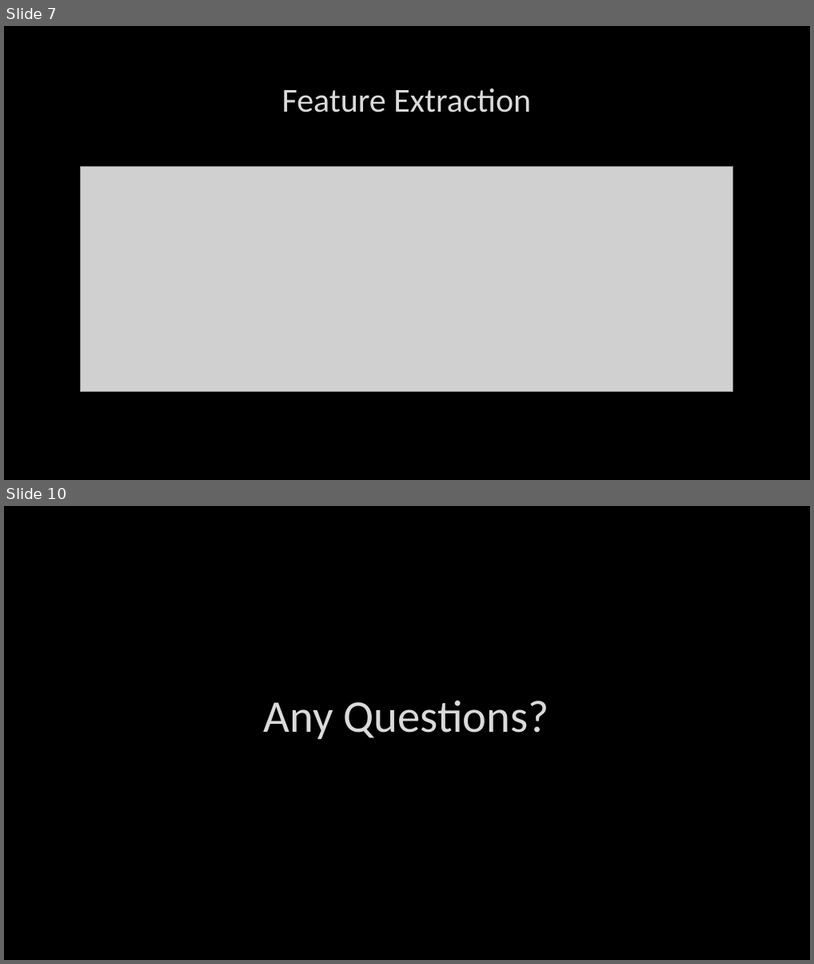
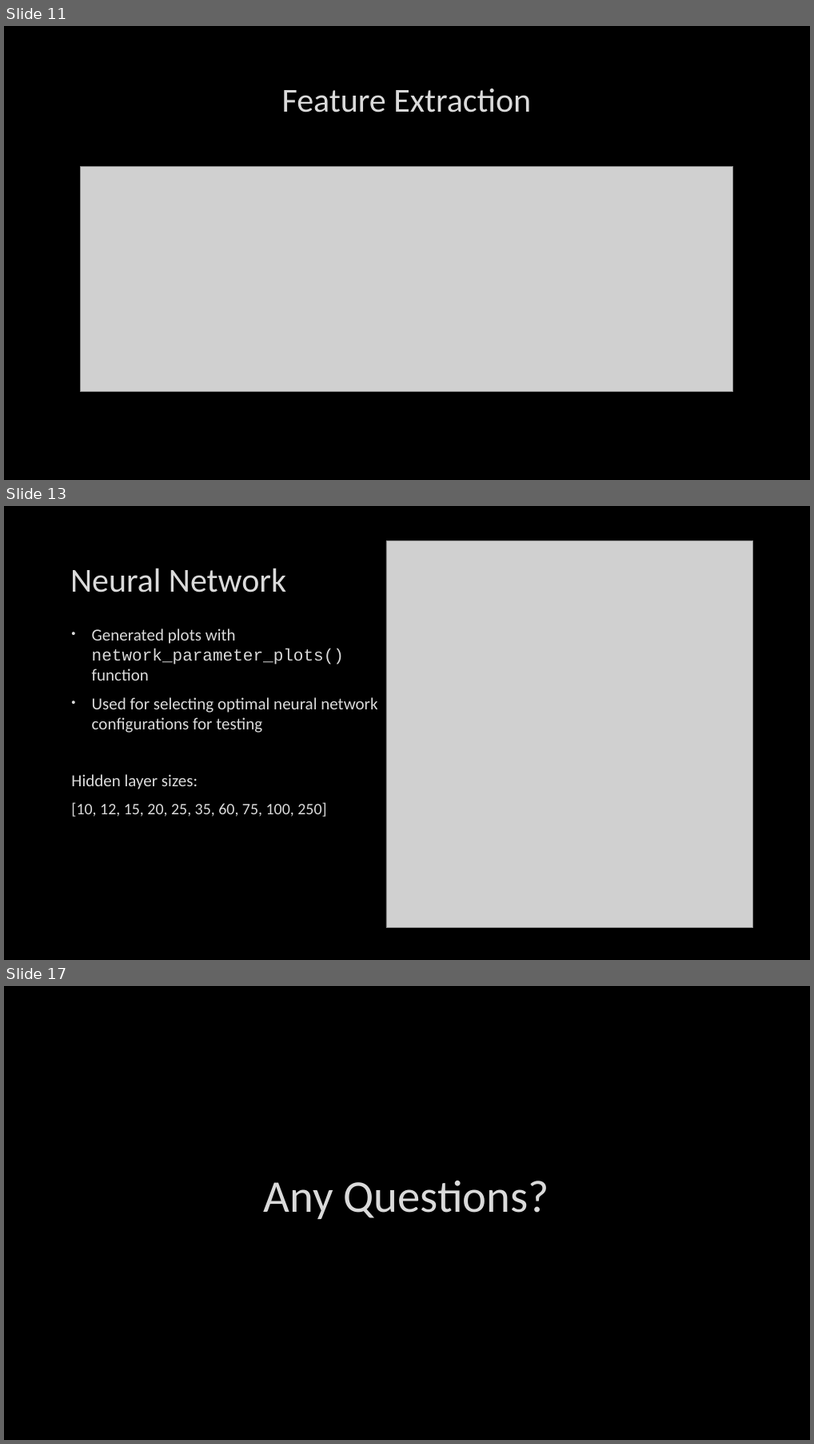
Before and after one commit to BradySheehan/Authorship_Verification, a slide deck: ai_project_presentation.pptx. Shown one above the other, each under a label of ours: slides 7 and 10 before the commit, slides 11, 13 and 17 after it; the slides between them are not shown. The pictures are 814x964 and 814x1444 pixels, drawn with LibreOffice and Linux fonts; fonts in the diff are those of the drawing; grey boxes stand for pictures; background and template pictures are left out. Boxes give left, top, right and bottom in pixels: in the first picture for what was removed or moved away, otherwise in the second. Text is boxed around its words. In the diff, an @@ line names an element or a change of style, - is before the commit and + after.

```diff
--- a/ai_project_presentation.pptx
+++ b/ai_project_presentation.pptx
@@ slide 13 added at [4, 506, 810, 960], background picture (left out) @@
@@ picture added at [386, 540, 754, 927] @@
@@ title added at [70, 568, 286, 592], 40 pt, text #DADADA @@
+Neural Network
@@ text added at [71, 628, 378, 816], 20 pt, text #DADADA @@
+• Generated plots with network_parameter_plots() function
+• Used for selecting optimal neural network configurations for testing
+Hidden layer sizes:
+[10, 12, 15, 20, 25, 35, 60, 75, 100, 250]
@@ what was slide 7 is now slide 11 @@
@@ what was slide 10 is now slide 17 @@
```
Also in this commit, not shown: 3 slides changed, 9 other slides added, 3 slides removed, 2 other files.
